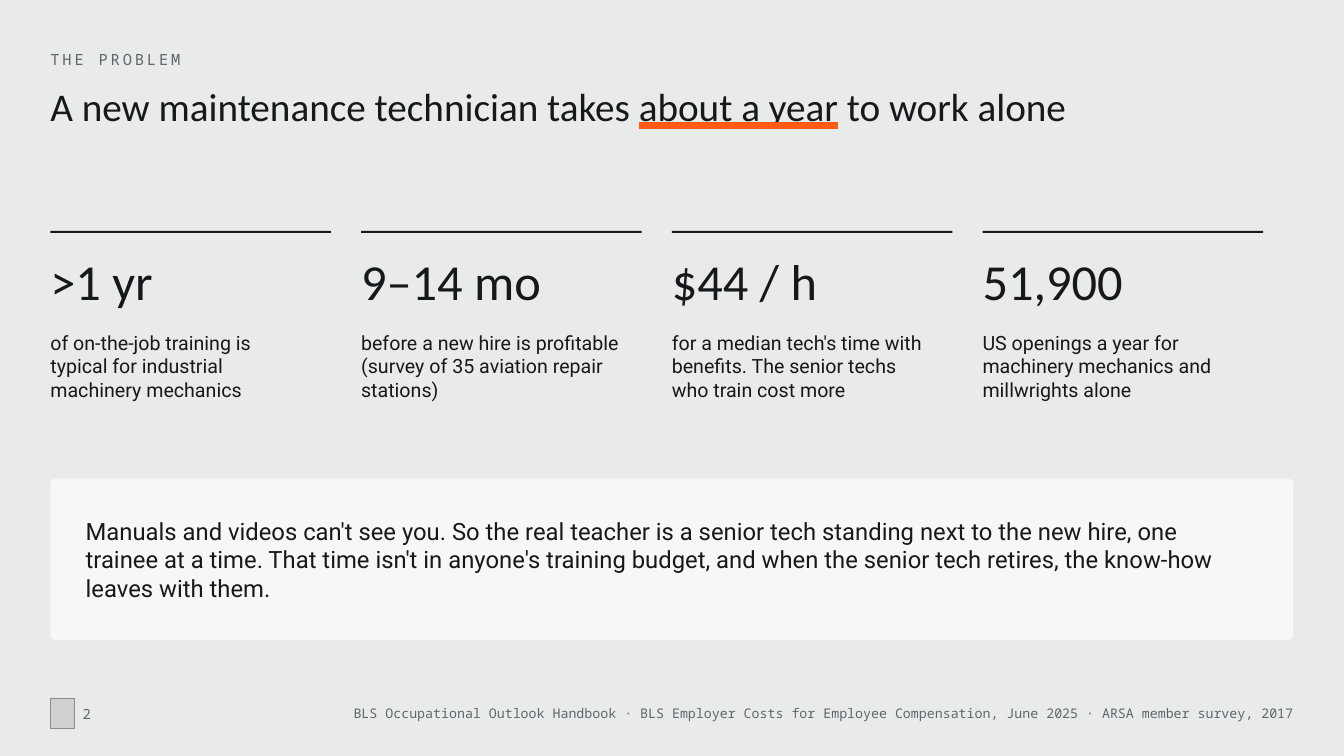
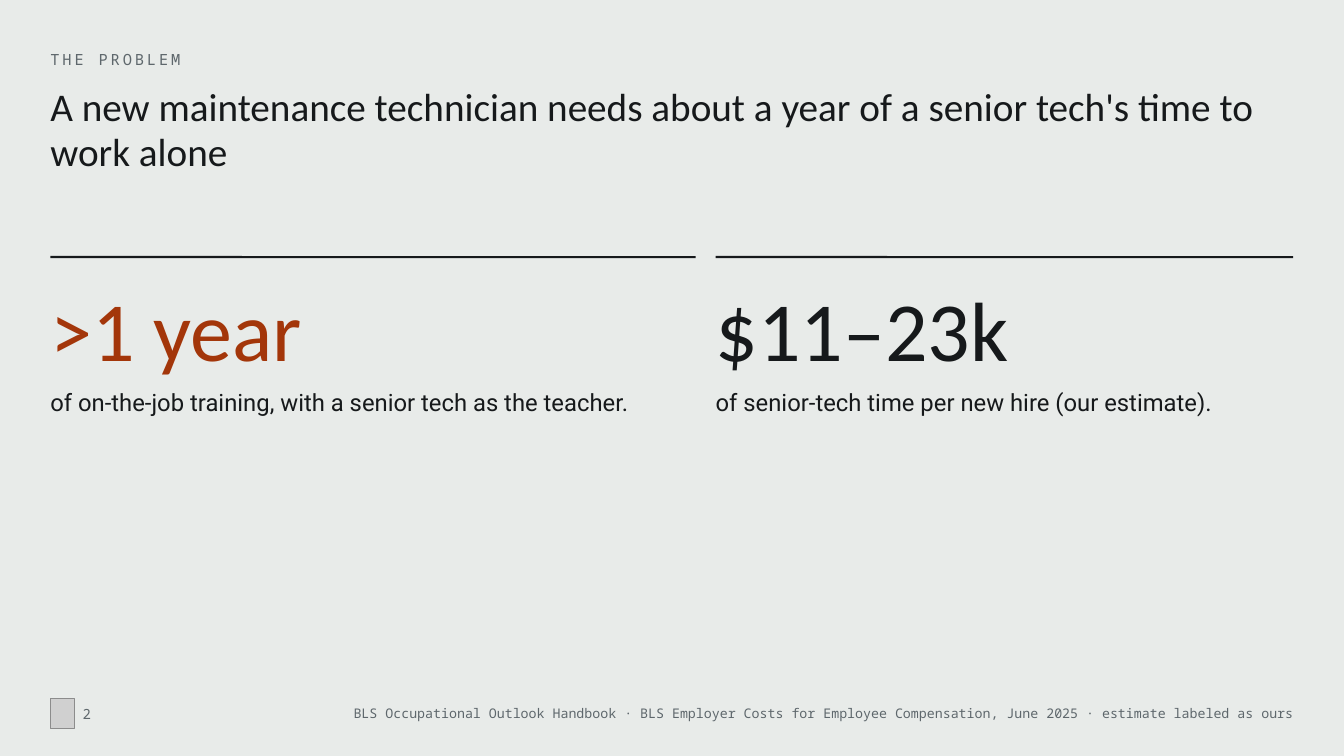
Before and after one commit to MonishSaravana/praxis, a slide deck: slide 2 of deck/Praxis_SAH_Oct2026.pptx. Drawn at 1344x756 pixels with LibreOffice and Linux fonts; fonts in the diff are those of the drawing; grey boxes stand for pictures. Boxes give left, top, right and bottom in pixels: in the first picture for what was removed or moved away, otherwise in the second. Text is boxed around its words. In the diff, an @@ line names an element or a change of style, - is before the commit and + after.

```diff
--- a/deck/Praxis_SAH_Oct2026.pptx
+++ b/deck/Praxis_SAH_Oct2026.pptx
@@ title at bbox=[50, 93, 1253, 167]: text changed @@
-A new maintenance technician takes about a year to work alone
+A new maintenance technician needs about a year of a senior tech's time to work alone
@@ line removed from (50, 232) to (331, 232) @@
@@ line removed from (673, 232) to (953, 232) @@
@@ line moved from (361, 232) - (642, 232) to (50, 257) - (696, 257) @@
@@ text removed at bbox=[50, 267, 152, 308] @@
->1 yr
@@ text removed at bbox=[361, 267, 541, 301] @@
-9–14 mo
@@ text removed at bbox=[672, 265, 817, 306] @@
-$44 / h
@@ line moved from (983, 232) - (1263, 232) to (716, 257) - (1294, 257) @@
@@ text removed at bbox=[983, 267, 1123, 306] @@
-51,900
@@ text added at bbox=[50, 307, 302, 375], 60 pt, text #A3360A @@
+>1 year
@@ text added at bbox=[716, 302, 1009, 371], 60 pt, text #16191B @@
+$11–23k
@@ text removed at bbox=[50, 335, 251, 401] @@
-of on-the-job training is typical for industrial machinery mechanics
@@ text removed at bbox=[361, 335, 619, 402] @@
-before a new hire is profitable (survey of 35 aviation repair stations)
@@ text removed at bbox=[672, 335, 922, 397] @@
-for a median tech's time with benefits. The senior techs who train cost more
@@ text removed at bbox=[983, 335, 1212, 401] @@
-US openings a year for machinery mechanics and millwrights alone
@@ text added at bbox=[50, 393, 629, 416], 17 pt, text #16191B @@
+of on-the-job training, with a senior tech as the teacher.
@@ text added at bbox=[716, 392, 1211, 416], 17 pt, text #16191B @@
+of senior-tech time per new hire (our estimate).
@@ rounded rectangle removed at bbox=[50, 479, 1294, 640] @@
@@ text removed at bbox=[86, 522, 1212, 598] @@
-Manuals and videos can't see you. So the real teacher is a senior tech standing next to the new hire, one trainee at a time. That time isn't in anyone's training budget, and when the senior tech retires, the know-how leaves with them.
@@ text at bbox=[354, 708, 1293, 721]: text changed @@
-BLS Occupational Outlook Handbook · BLS Employer Costs for Employee Compensation, June 2025 · ARSA member survey, 2017
+BLS Occupational Outlook Handbook · BLS Employer Costs for Employee Compensation, June 2025 · estimate labeled as ours
```
Also in this commit, not shown: 15 other slides changed, 7 slides added, 6 slides removed, 59 other files.
